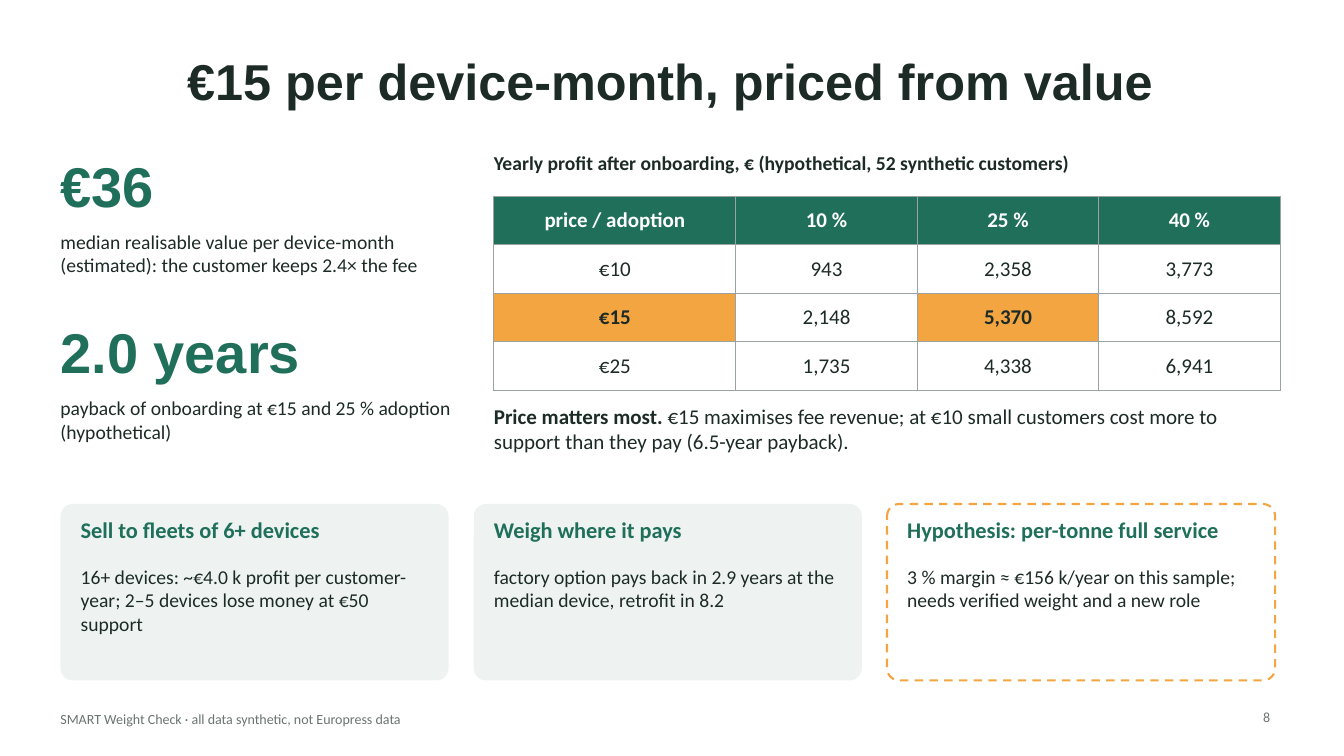
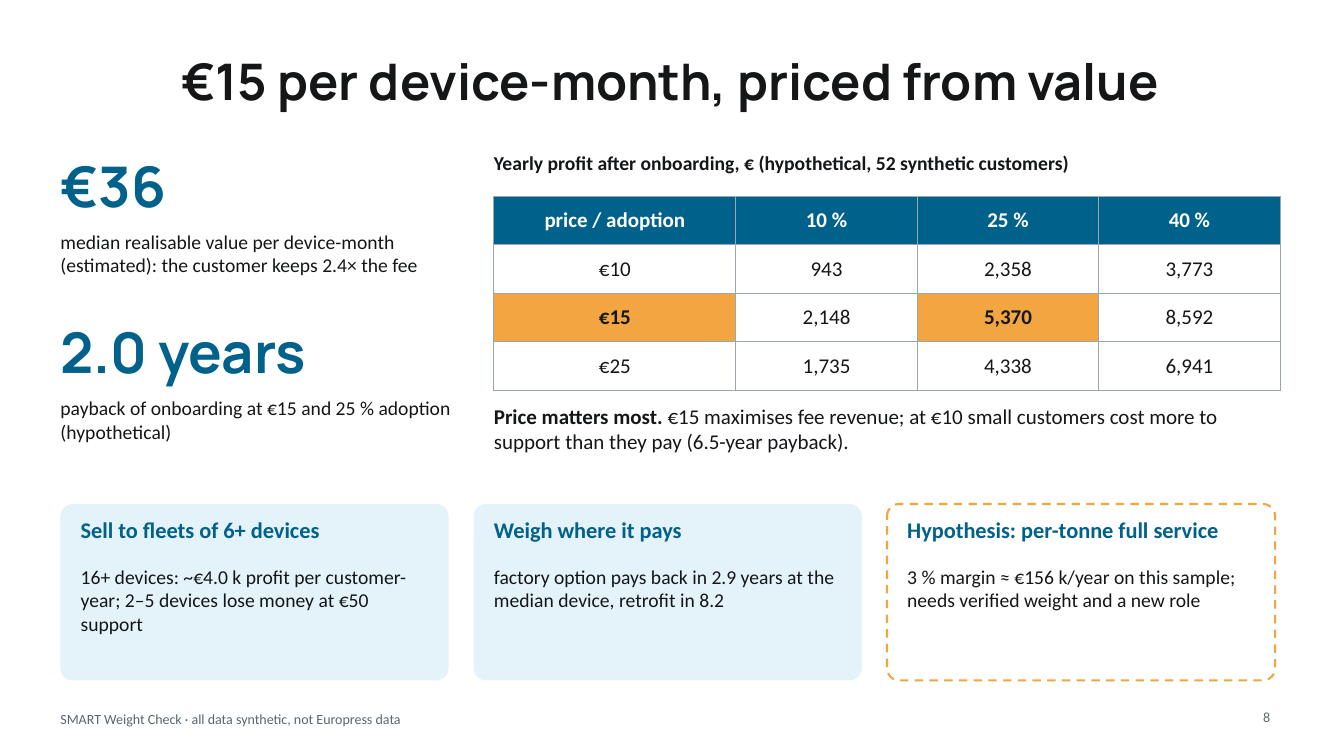
Before and after one commit to raceer22/SMART-Weight-Check, a slide deck: slide 8 of submission/pitch_deck.pptx. Drawn at 1344x756 pixels with LibreOffice and Linux fonts; fonts in the diff are those of the drawing. Boxes give left, top, right and bottom in pixels: in the first picture for what was removed or moved away, otherwise in the second. Text is boxed around its words. In the diff, an @@ line names an element or a change of style, - is before the commit and + after.

```diff
--- a/submission/pitch_deck.pptx
+++ b/submission/pitch_deck.pptx
@@ title "€15 per device-month, priced from ..." at <box>181,63,1158,112</box>: font Arial to Manrope, text colour #1D2B27 to #141618 @@
@@ text "€36" at <box>60,166,165,208</box>: font Arial to Manrope, text colour #1F6F5A to #00618A @@
@@ table at <box>494,197,1280,380</box> @@
@@ fill #1F6F5A to #00618A in row 1 @@
@@ text colour #1D2B27 to #141618 in "€10", "943", "2,358", "3,773" and 8 more places @@
@@ borders changed @@
@@ text "2.0 years" at <box>60,332,306,387</box>: font Arial to Manrope, text colour #1F6F5A to #00618A @@
@@ rounded rectangle at <box>60,504,449,681</box>: fill #EEF3F1 to #E4F3F9 @@
@@ rounded rectangle at <box>474,504,862,681</box>: fill #EEF3F1 to #E4F3F9 @@
@@ text colour #1F6F5A to #00618A in 3 elements at <box>81,522,320,538</box>, <box>494,522,682,542</box>, <box>907,522,1219,542</box> @@
@@ text colour #1D2B27 to #141618 in 7 elements at <box>60,235,417,275</box>, <box>60,401,451,442</box>, <box>494,155,1069,174</box>, <box>494,409,1217,453</box>, <box>81,570,407,634</box>, <box>494,570,834,610</box>, <box>907,570,1236,611</box> @@
@@ text "SMART Weight Check · all ..." at <box>60,714,401,727</box>: text colour #6B7570 to #5B6670 @@
@@ page number at <box>1263,712,1270,722</box>: text colour #6B7570 to #5B6670 @@
```
Also in this commit, not shown: 11 other slides changed, 11 other files.
